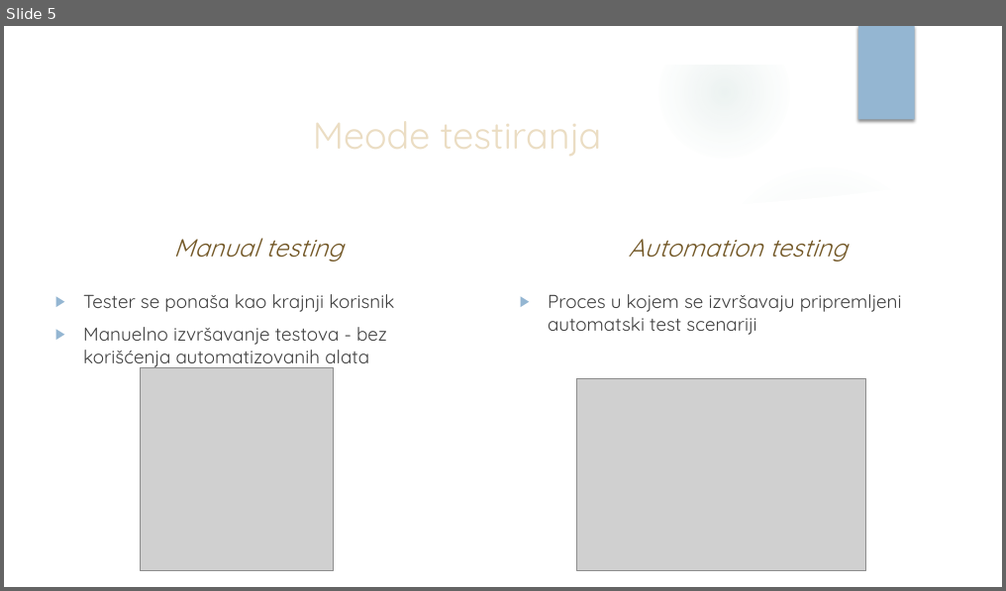
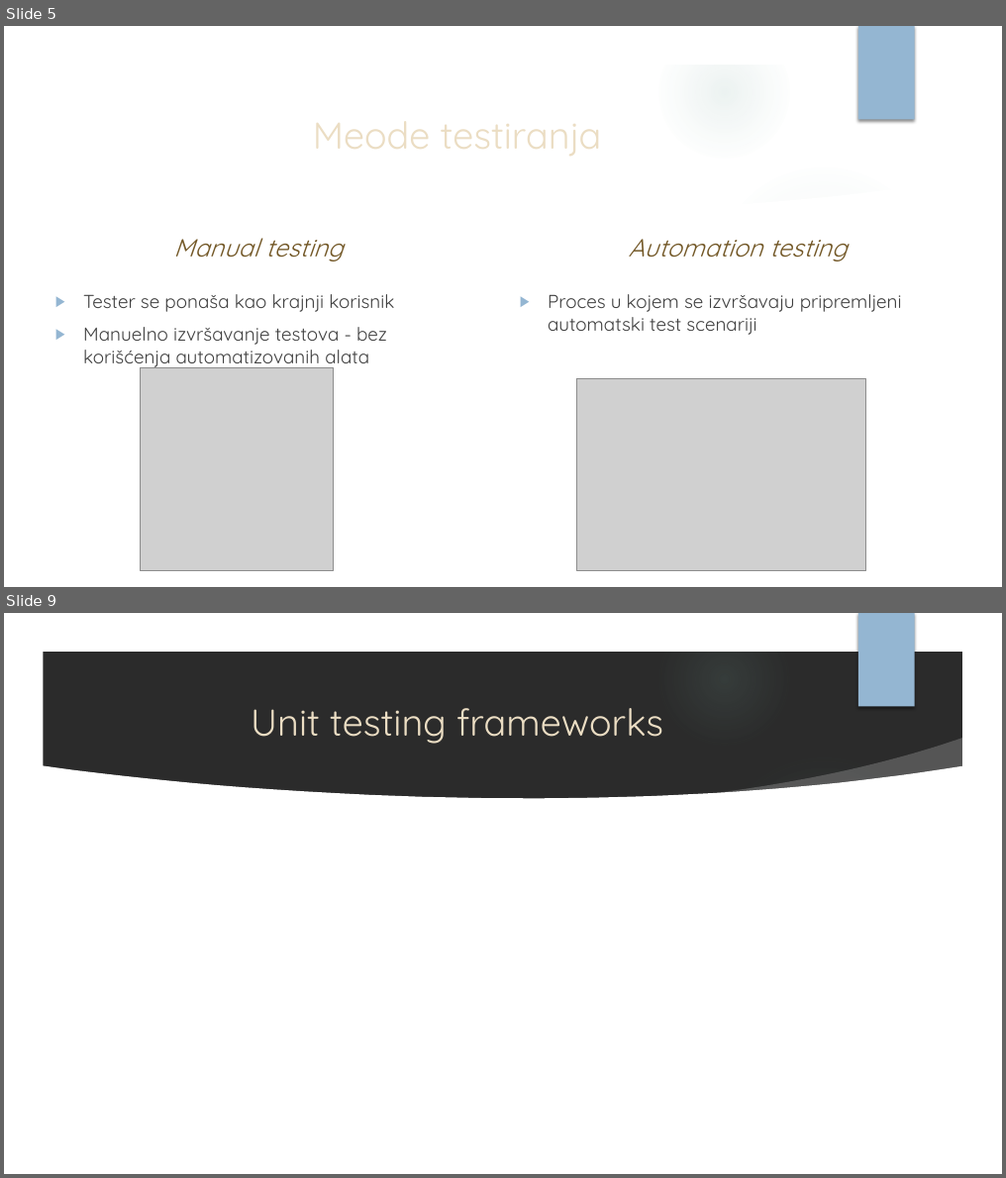
Before and after one commit to vhristov97/Prezentacija, a slide deck: UnitTestingFrameworks_VH_JN.pptx. Shown one above the other, each under a label of ours: slide 5 before the commit, slides 5 and 9 after it; the slides between them are not shown. The pictures are 1006x591 and 1006x1178 pixels, drawn with LibreOffice and Linux fonts; fonts in the diff are those of the drawing; grey boxes stand for pictures; background and template pictures are left out; a plain dark background stands for a picture behind light text. Boxes give left, top, right and bottom in pixels: in the first picture for what was removed or moved away, otherwise in the second. Text is boxed around its words. In the diff, an @@ line names an element or a change of style, - is before the commit and + after.

Commit message:
Prezentacija: Unit testing

```diff
--- a/UnitTestingFrameworks_VH_JN.pptx
+++ b/UnitTestingFrameworks_VH_JN.pptx
@@ slide 9 added at (4, 613, 1002, 1174), background picture (left out); not listed: 9 template elements that a slide beside it also shows @@
@@ title added at (251, 708, 663, 744), 36 pt, text #EBDDC3 @@
+Unit testing frameworks
```
Also in this commit, not shown: 4 slides changed.
